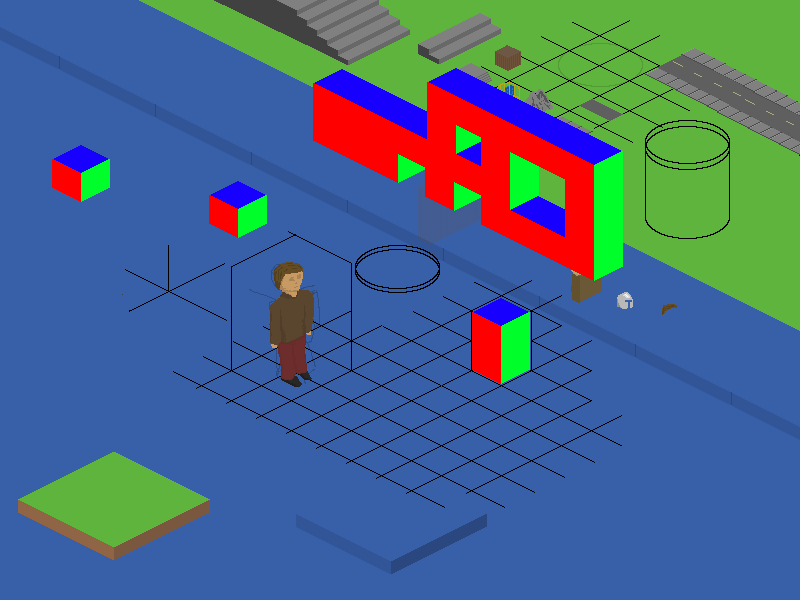
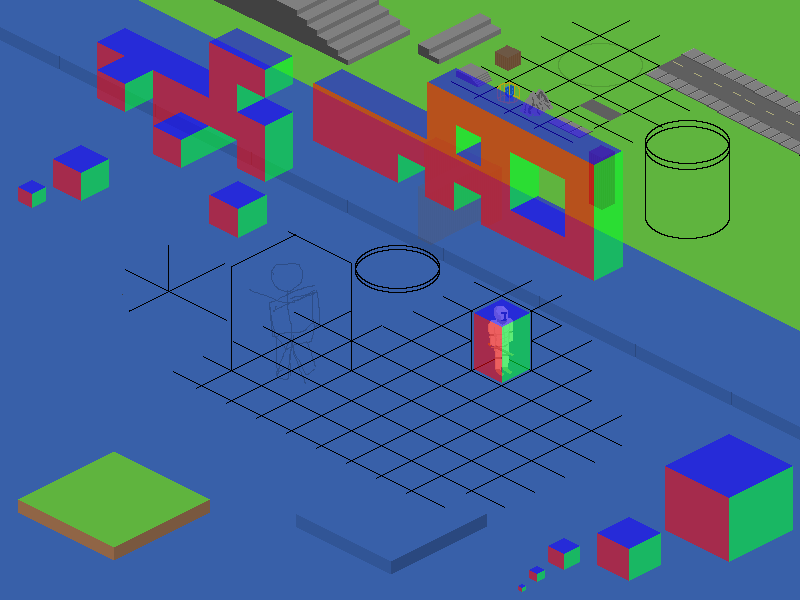
Revision of a layered w=800, h=600 image; what changed, layer by layer:
"Layer #15": opacity 100% → 55%, painted on it over box(18, 28, 793, 592)
hid "Layer #13" over box(488, 344, 513, 357)
showed "Layer #10" over box(488, 318, 513, 376)
hid "Layer #11" over box(494, 307, 508, 319)
showed "Layer #14" over box(488, 343, 514, 356)
showed "Layer #9" over box(494, 306, 509, 372)
hid "Layer #8" over box(269, 257, 677, 387)
